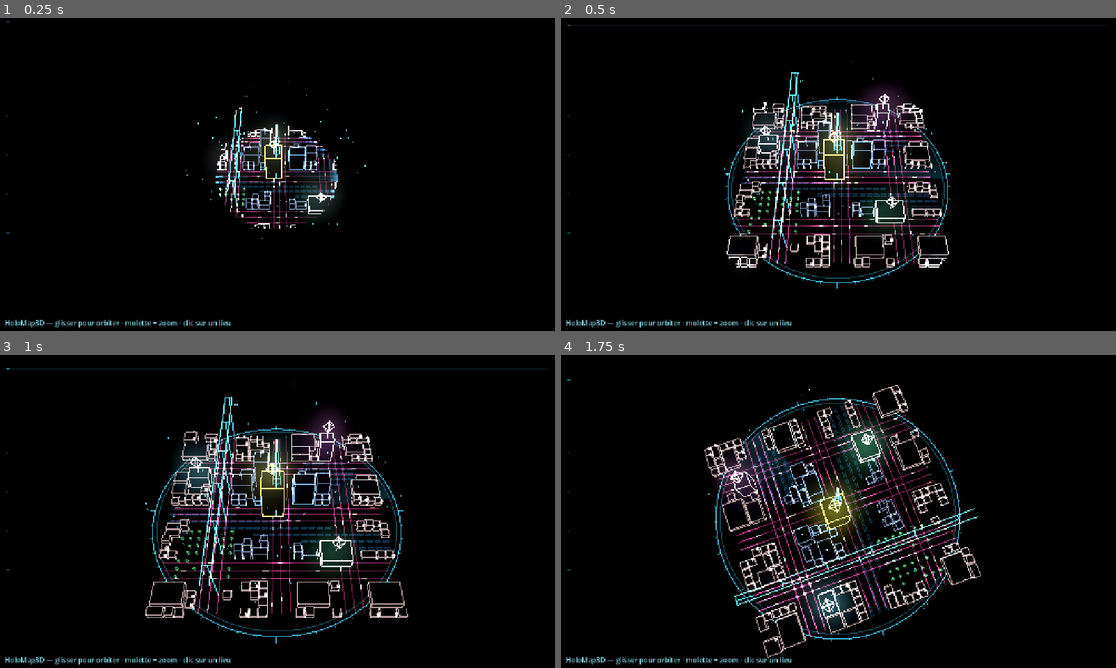
Above: before the commit, frames 1-4 (two rows, left to right).
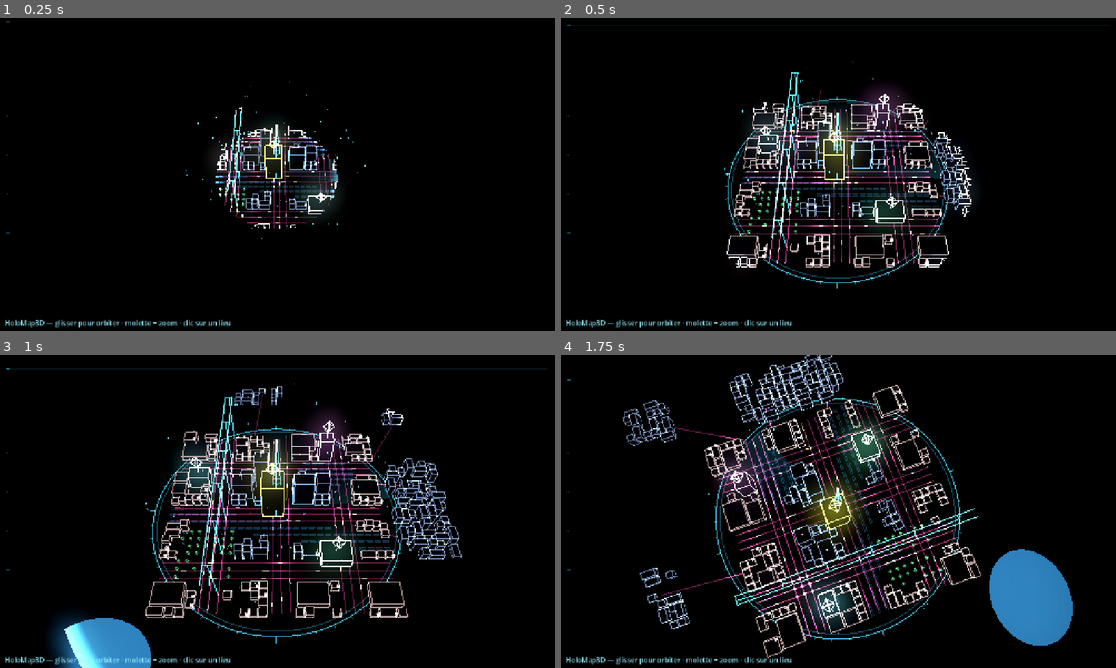
Above: after the commit, the same moments.

Repository: Rhend/Reliquary
Game: Godot game, scene res://scenes/holomap3d/holo_map_3d.tscn
The game is run twice, just before and just after one commit, with the same random seed, the same clock (stepped at 60 frames per second) and the same inputs. This scene is started directly instead of the project's main scene.
Inputs (mouse positions are in pixels of both pictures, inside the frame that each line leads up to):
- Up to frame 1 (0.25 s): no input
- Up to frame 2 (0.5 s): no input
- Up to frame 3 (1 s): tap Enter at 0.5, 0.6 s; move the mouse to (399, 495) at 0.52 s; hold Right from 0.53 s (still down); click (399, 495) at 0.67 s; tap Space (ui_select) at 0.77 s
- Up to frame 4 (1.75 s): release Right at 1.25 s; drag from (727, 527) to (810, 574) at 1.27 s

Frame 1 is identical in both runs. In frame 2, 0.7% of the frame differs, in the area x 46-75%, y 23-64%; in frame 3, 4.1%; in frame 4, 5.3%, in the area x 11-93%, y 0-93%.

Commit message:
feat(holomap3d): faubourgs/routes/lac greffés autour du carré (anti-symétrie)
Ajoute, SANS toucher au tissu existant (tout est posé hors de la grille) :
- faubourg dense à l'est + quartier-satellite détaché au nord-est + hameau au
  bout d'une route au nord, reliés par des routes coudées (flux animé) ;
- lac plein bleu calé contre le coin sud-ouest (nappe d'ellipse, hors carré) ;
- côté ouest laissé nu → silhouette volontairement asymétrique.
Nouveau toggle export `exterieur_actif` + matériau `_mat_lac`.

Co-Authored-By: Claude Opus 4.8 <noreply@anthropic.com>

Diff:
--- a/scenes/holomap3d/HoloMap3D.gd
+++ b/scenes/holomap3d/HoloMap3D.gd
@@ -99,6 +99,9 @@
 # ─── Décor d'ambiance ─────────────────────────────────────────
 @export_group("Décor")
 @export var decor_actif := true
+# Faubourgs/routes/lac GREFFÉS autour du carré (asymétriques, hors grille) :
+# cassent la symétrie du carré sans rien chevaucher du tissu existant.
+@export var exterieur_actif := true
 
 # ─── Hologramme (glow + post-process) ─────────────────────────
 @export_group("Hologramme")
@@ -188,6 +191,7 @@
 var _mat_trafic: ShaderMaterial
 var _mat_neon: ShaderMaterial          # accents néon (enseignes, nœuds d'intersection)
 var _mat_lieu_decor: ShaderMaterial    # décor d'un lieu sans bâtiment (parc tier-coloré)
+var _mat_lac: ShaderMaterial           # nappe d'eau pleine (lac satellite, hors carré)
 var _distance_cible := 15.0
 var _intro_en_cours := false
 var _mats_reveal: Array[ShaderMaterial] = []   # matériaux supportant le reveal d'intro
@@ -301,15 +305,21 @@
 	_mat_lieu_decor.set_shader_parameter("emission_strength", lieu_decor_emission)
 	_mat_lieu_decor.set_shader_parameter("alpha_mult", 1.0)
 
+	# Lac satellite (hors carré) : nappe pleine, bleu franc et lisible.
+	_mat_lac = ShaderMaterial.new()
+	_mat_lac.shader = LINE_SHADER
+	_mat_lac.set_shader_parameter("emission_strength", 1.3)
+	_mat_lac.set_shader_parameter("alpha_mult", 1.0)
+
 	# Brume de profondeur : poussée sur les matériaux de lignes/routes/trafic
 	# (les faces ne fadent pas → l'occlusion reste). Les lieux/faisceaux
 	# utilisent les valeurs par défaut du shader (cohérentes avec ces exports).
-	for m: ShaderMaterial in [_mat_decor, _mat_ambiance, _mat_routes, _mat_trafic, _mat_neon, _mat_lieu_decor]:
+	for m: ShaderMaterial in [_mat_decor, _mat_ambiance, _mat_lac, _mat_routes, _mat_trafic, _mat_neon, _mat_lieu_decor]:
 		m.set_shader_parameter("fog_debut", brume_debut)
 		m.set_shader_parameter("fog_fin", brume_fin)
 
 	# Matériaux qui réagissent au reveal d'intro (matérialisation radiale).
-	_mats_reveal = [_mat_decor, _mat_ambiance, _mat_routes, _mat_faces, _mat_trafic, _mat_neon, _mat_lieu_decor]
+	_mats_reveal = [_mat_decor, _mat_ambiance, _mat_lac, _mat_routes, _mat_faces, _mat_trafic, _mat_neon, _mat_lieu_decor]
 
 func _setup_post() -> void:
 	var layer := CanvasLayer.new()
@@ -396,6 +406,8 @@
 	if decor_actif:
 		_build_decor()
 	_build_ville()
+	if exterieur_actif:
+		_build_exterieur()   # faubourgs / routes / lac GREFFÉS autour du carré
 	if monument_actif:
 		_build_monument()
 	if autoroute_actif:
@@ -775,6 +787,132 @@
 	if ns > 0:
 		_ajouter_mesh(HoloMesh3D.commit(ss, ns), "Enseignes", _mat_neon)
 
+# ─── Extérieur : faubourgs / routes / lac greffés AUTOUR du carré ──
+# Tout est posé HORS de la grille [0,grille)² (aucun chevauchement avec le tissu
+# existant) et réparti de façon volontairement asymétrique : faubourg dense à
+# l'est, quartier-satellite détaché au nord-est, hameau au bout d'une route au
+# nord, lac au coin sud-ouest — le côté ouest reste nu. Casse la symétrie du carré.
+func _build_exterieur() -> void:
+	var rng := RandomNumberGenerator.new()
+	rng.seed = seed_val ^ 0x0FA0B0
+	var s := HoloMesh3D.st()        # arêtes des faubourgs
+	var sf := HoloMesh3D.st_tri()   # faces sombres (occlusion)
+	var na := 0
+	var nf := 0
+	# Faubourgs : rect en cellules HORS grille (x ≥ grille, ou y < 0).
+	# [rect, densité, étages max] — tailles/positions inégales → asymétrie.
+	var quartiers := [
+		[Rect2(grille + 1, 6, 7, 15), 0.62, 4],   # est : faubourg dense, décalé sud
+		[Rect2(grille + 3, -9, 6, 6), 0.55, 3],   # nord-est : satellite détaché
+		[Rect2(7, -12, 8, 4), 0.50, 2],           # nord : hameau au bout de la route
+	]
+	for q in quartiers:
+		var r := _poser_quartier(s, sf, q[0], q[1], q[2], rng)
+		na += r[0]
+		nf += r[1]
+	_ajouter_mesh(HoloMesh3D.commit(s, na), "Faubourgs")
+	var fmesh := HoloMesh3D.commit(sf, nf)
+	if fmesh != null:
+		var mif := MeshInstance3D.new()
+		mif.name = "FaubourgsFaces"
+		mif.mesh = fmesh
+		mif.material_override = _mat_faces
+		_monde.add_child(mif)
+	# Routes de liaison : polylignes coudées partant du bord du carré vers les
+	# faubourgs (coudes = symétrie cassée). UV = flux animé du shader de route.
+	var sr := SurfaceTool.new()
+	sr.begin(Mesh.PRIMITIVE_LINES)
+	var nr := 0
+	var ed := float(grille - 1)   # ligne de bord du carré (point d'accroche)
+	nr += _route_ext(sr, [Vector2(ed, 9), Vector2(grille + 2, 9), Vector2(grille + 6, 10)], route_intensite_avenue)
+	nr += _route_ext(sr, [Vector2(ed, 17), Vector2(grille + 3, 18), Vector2(grille + 7, 18)], route_intensite_rue)
+	nr += _route_ext(sr, [Vector2(ed, 5), Vector2(grille + 2, 0), Vector2(grille + 5, -5)], route_intensite_rue)
+	nr += _route_ext(sr, [Vector2(10, 0), Vector2(10.5, -5), Vector2(11, -11)], route_intensite_rue)
+	if nr > 0:
+		var mir := MeshInstance3D.new()
+		mir.name = "RoutesExt"
+		mir.mesh = sr.commit()
+		mir.material_override = _mat_routes
+		_monde.add_child(mir)
+	# Lac au coin sud-ouest (nappe pleine bleue, calée contre le coin mais
+	# entièrement hors du carré → la ville borde l'eau sans la chevaucher).
+	_build_lac_ext(Vector2(-5.0, grille + 4.5), 6.0, 5.0)
+
+# Remplit un rect (cellules) de petits bâtiments épars (faubourg). Renvoie
+# [nb arêtes, nb faces] pour que l'appelant sache si les meshes sont non vides.
+func _poser_quartier(s: SurfaceTool, sf: SurfaceTool, rect: Rect2, dens: float,
+		et_max: int, rng: RandomNumberGenerator) -> Array:
+	var na := 0
+	var nf := 0
+	var occ := {}
+	var x0 := int(rect.position.x)
+	var y0 := int(rect.position.y)
+	var w := int(rect.size.x)
+	var h := int(rect.size.y)
+	var col := Color(couleur_decor_bati, 0.85)
+	for ix in w:
+		for iy in h:
+			var gx := x0 + ix
+			var gy := y0 + iy
+			var cell := Vector2i(gx, gy)
+			if occ.has(cell):
+				continue
+			if rng.randf() > dens:
+				continue
+			# Emprise 1×1, 2×1 ou 1×2 (reste dans le rect).
+			var ex := 1
+			var ey := 1
+			var roll := rng.randf()
+			if roll < 0.28 and ix + 1 < w:
+				ex = 2
+			elif roll < 0.5 and iy + 1 < h:
+				ey = 2
+			for dx in ex:
+				for dy in ey:
+					occ[Vector2i(gx + dx, gy + dy)] = true
+			var et := rng.randi_range(1, maxi(1, et_max))
+			var sx := float(ex) * taille_cellule * 0.82
+			var sz := float(ey) * taille_cellule * 0.82
+			var sy := float(et) * unite_maison
+			var centre := _world(gx + (ex - 1) * 0.5, gy + (ey - 1) * 0.5, 0.0)
+			na += HoloMesh3D.box(s, centre, sx, sy, sz, col)
+			nf += HoloMesh3D.box_faces(sf, centre, sx * FACE_INSET, sy * FACE_INSET, sz * FACE_INSET)
+	return [na, nf]
+
+# Polyligne de route extérieure (UV.x = distance cumulée → flux animé du shader).
+func _route_ext(sr: SurfaceTool, pts_cellules: Array, inten: float) -> int:
+	var n := 0
+	var acc := 0.0
+	var y := 0.02
+	for i in range(pts_cellules.size() - 1):
+		var a := _world(pts_cellules[i].x, pts_cellules[i].y, y)
+		var b := _world(pts_cellules[i + 1].x, pts_cellules[i + 1].y, y)
+		var L := a.distance_to(b)
+		sr.set_color(Color(1, 1, 1, inten)); sr.set_uv(Vector2(acc, 0)); sr.add_vertex(a)
+		sr.set_color(Color(1, 1, 1, inten)); sr.set_uv(Vector2(acc + L, 0)); sr.add_vertex(b)
+		acc += L
+		n += 1
+	return n
+
+# Lac satellite : nappe d'eau PLEINE (éventail d'ellipse au sol), tout en bleu.
+func _build_lac_ext(centre_cell: Vector2, rx: float, ry: float) -> void:
+	var se := HoloMesh3D.st_tri()
+	var ne := 0
+	var ce := Color(couleur_eau, 0.92)
+	var y := 0.012
+	var c := _world(centre_cell.x, centre_cell.y, y)
+	var seg := 64
+	var prev := _world(centre_cell.x + rx, centre_cell.y, y)
+	for i in range(1, seg + 1):
+		var a := TAU * float(i) / float(seg)
+		var cur := _world(centre_cell.x + cos(a) * rx, centre_cell.y + sin(a) * ry, y)
+		se.set_color(ce); se.add_vertex(c)
+		se.set_color(ce); se.add_vertex(prev)
+		se.set_color(ce); se.add_vertex(cur)
+		ne += 1
+		prev = cur
+	_ajouter_mesh(HoloMesh3D.commit(se, ne), "LacExt", _mat_lac)
+
 # Premier gabarit (ordre aléatoire) dont l'emprise tient ici (pas de route /
 # décor / occupé / hors-grille sous l'empreinte).
 func _gabarit_rentre(x: int, y: int, occ: Dictionary, rng: RandomNumberGenerator, zone: int) -> HoloGabarit:
